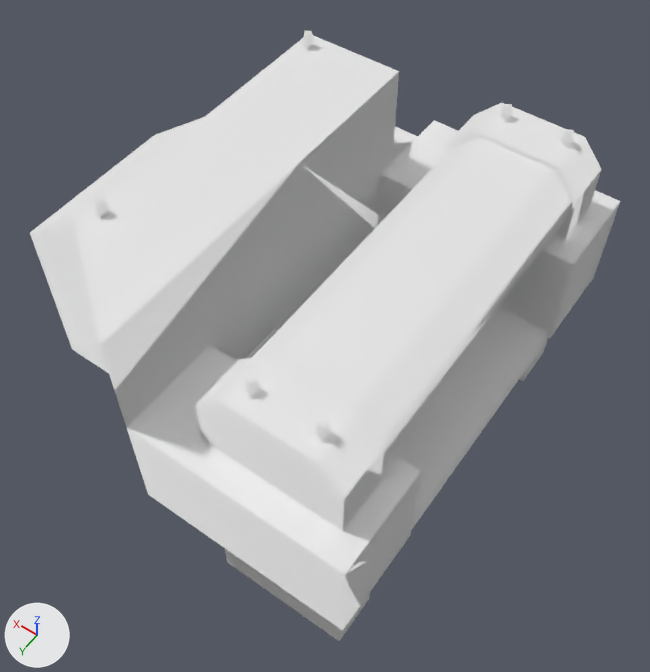
A saved change to the glTF model game/assets/objects/repairbay.glb.
Camera for both pictures: a camera (50 mm lens) standing at (-9.5, 18.9, 29.8) and looking at (3.4, 0.8, 1.5). Every picture has the same lights, and +X, +Y and +Z are marked at lower left. The picture after the commit comes second. Where no turn or scale is listed for an object, it has been applied to the vertices.

Objects in the first picture: 'Doors', 'LOS_Beacon_Green', 'LOS_Beacon_Green02', 'LOS_Gantry', 'Ramp', 'RepairBay', 'floor'.
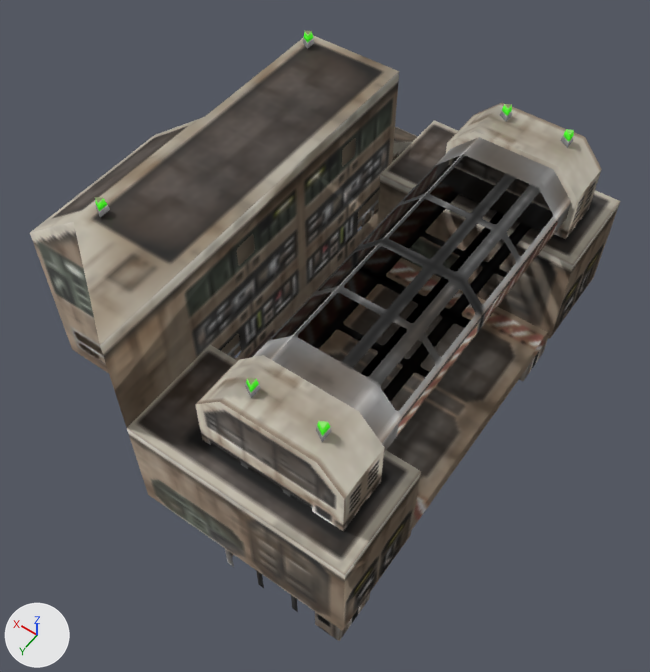
What differs and where, as boxes (x1, y1, x2, y2) in the pictures (650 x 672 px):
'RepairBay', recoloured (darker): (30, 35, 620, 631) in both
'LOS_Gantry', recoloured (white to grey): (195, 103, 602, 641) in both
'Ramp', recoloured (darker): (387, 307, 548, 520) in both
'floor', recoloured: (412, 335, 549, 529) in both
'LOS_Beacon_Green', recoloured: (245, 104, 574, 442) in both
'LOS_Beacon_Green02', recoloured: (95, 31, 314, 218) in both
'Doors', recoloured: (247, 328, 275, 358) in both

What the commit changed:
Picture 'Image_1' (img_image_1) is new.
Picture 'Image_0' (img_image_0) is new.
Material 'mech' (mat_mech) is new.
Uses the picture img_image_1.
Material 'mech.001' (mat_mech_001) is new.
Uses the picture img_image_0.
me_repairbay has 38 vertices, 48 faces and spans x -3.7..12.2, y -9.7..9.7, z 0.0..9.1.
me_repairbay gains material mat_mech.
me_los_beacon_green02 has 12 vertices, 14 faces and spans x 8.69..9.1, y -5.87..5.96, z 9.13..9.7.
me_los_beacon_green02 gains material mat_mech.
me_floor has 4 vertices, 2 faces and spans x -3.62..5.08, y -5.53..5.45, z 0.15.
me_floor gains material mat_mech_001.
me_los_gantry has 44 vertices, 64 faces and spans x -2.8..2.8, y -8.6..8.6, z 4.5..17.3.
me_los_gantry gains material mat_mech_001.
me_los_beacon_green has 24 vertices, 28 faces and spans x -0.1..2.8, y -15.8..0.2, z 0.0..0.6.
me_los_beacon_green gains material mat_mech.
me_doors has 4 vertices, 2 faces and spans x -1.23, y -1.34..1.34, z -0.92..0.92.
me_doors gains material mat_mech.
me_ramp has 4 vertices, 2 faces and spans x -10.93..-3.52, y -5.53..5.45, z 0.33..0.37.
me_ramp gains material mat_mech_001.
